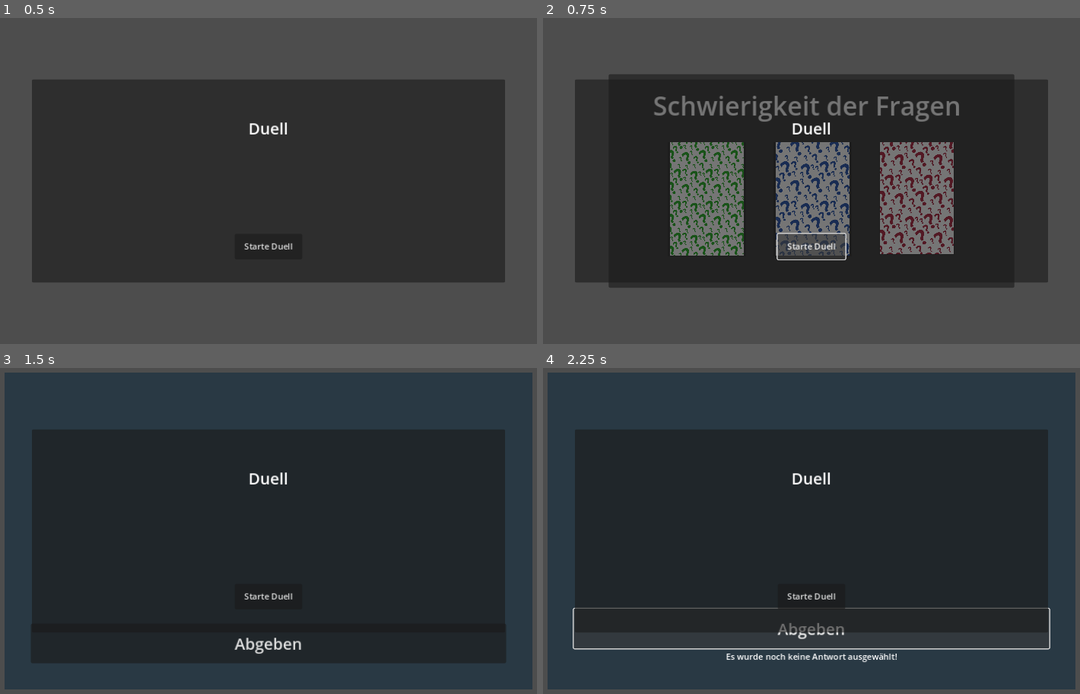
Above: before the commit, frames 1-4 (two rows, left to right).
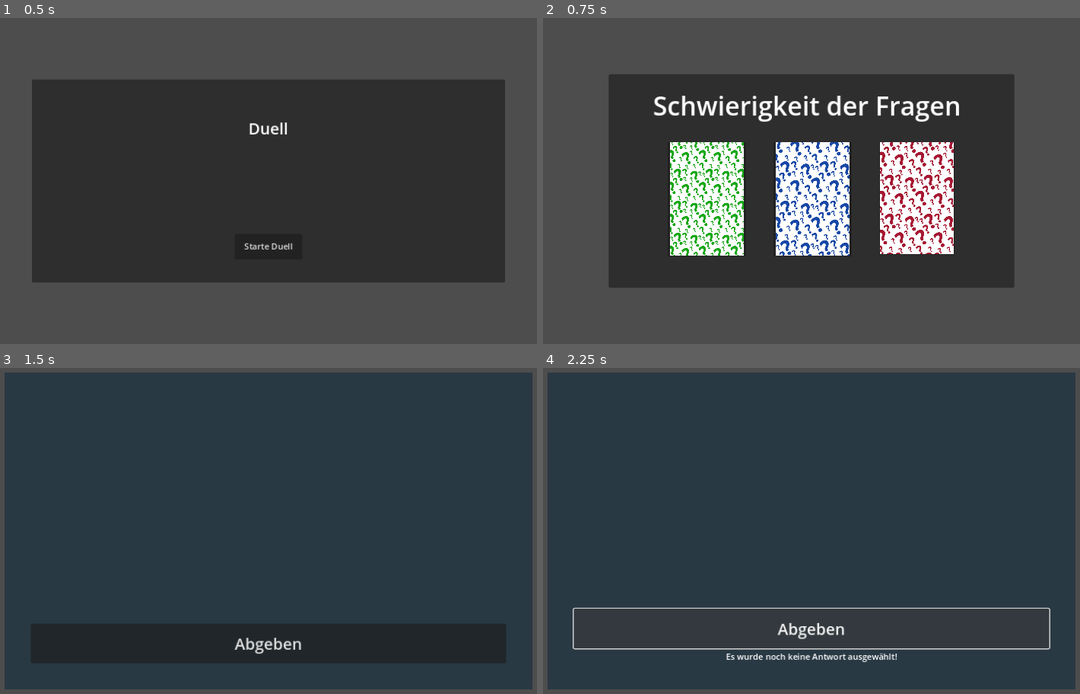
Above: after the commit, the same moments.

Repository: hfxbse/mparty
Game: Godot game, scene res://duel/duell_movement/overtaking_duell.tscn
The game is run twice, just before and just after one commit, with the same random seed, the same clock (stepped at 60 frames per second) and the same inputs. This scene is started directly instead of the project's main scene.
Inputs (mouse positions are in pixels of both pictures, inside the frame that each line leads up to):
- Up to frame 1 (0.5 s): no input
- Up to frame 2 (0.75 s): click "Starte Duell" at 0.5 s
- Up to frame 3 (1.5 s): click (166, 550) at 1.25 s, where only the run before the commit has a clickable "Einfach"
- Up to frame 4 (2.25 s): click (811, 641) at 2 s, where only the run before the commit has a clickable "Abgeben"

Frame 1 is identical in both runs. In frame 2, 24% of the frame differs, in the area x 5-95%, y 18-82%; in frame 3, 52%, in the area x 5-95%, y 18-79%; in frame 4, 49%.
Error before the commit: Invalid access to property or key 'player_name' on a base object of type 'Nil'. (res://duel/duell_movement/duell.gd:53)
Error after the commit: Invalid access to property or key 'player_name' on a base object of type 'Nil'. (res://duel/duell_movement/duell.gd:54)

Commit message:
Connected Duel_panel to duel triggers

Diff:
--- a/duel/duell_movement/duell.gd
+++ b/duel/duell_movement/duell.gd
@@ -17,6 +17,7 @@
 
 
 func _on_start_button_pressed():
+	visible = false
 	var counter = 0
 	var question_difficulty = preload("res://question_difficulty/question_difficulty.tscn").instantiate()
 	var question_handler = preload("res://data_providers/question_provider/question_provider.tres")
--- a/player/player.gd
+++ b/player/player.gd
@@ -122,8 +122,29 @@
 
 
 func duel(player: Player):
-	print("Duel triggered")
+	var duel_panel = preload("res://duel/duell_movement/same_field_duel.tscn").instantiate()
+	add_child(duel_panel)
+	var result = await duel_panel.start_duel(player, self)
+	match result:
+		duel_panel.DuelEndings.ATTACKER_WINS:
+			var pot = self.riesen / 2
+			self.riesen -= pot
+			player.riesen += pot
+		duel_panel.DuelEndings.ATTACKER_LOSES:
+			var pot = player.riesen / 2
+			self.riesen += pot
+			player.riesen -= pot
 
 
 func driveby_duel(player: Player):
-	print("Drive-by Duel triggered")
+	var duel_panel = preload("res://duel/duell_movement/overtaking_duell.tscn").instantiate()
+	add_child(duel_panel)
+	var result = await duel_panel.start_duel(player, self)
+	var pot = 30
+	match result:
+		duel_panel.DuelEndings.ATTACKER_WINS:
+			self.riesen -= pot
+			player.riesen += pot
+		duel_panel.DuelEndings.ATTACKER_LOSES:
+			self.riesen += pot
+			player.riesen -= pot
